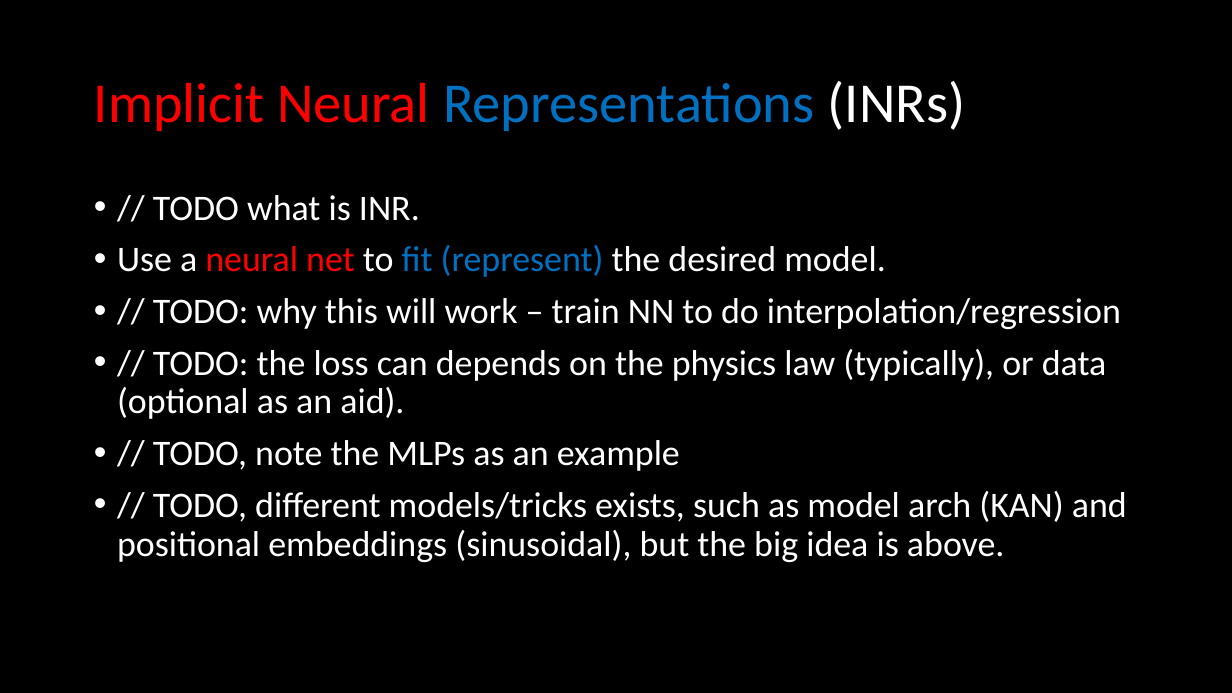
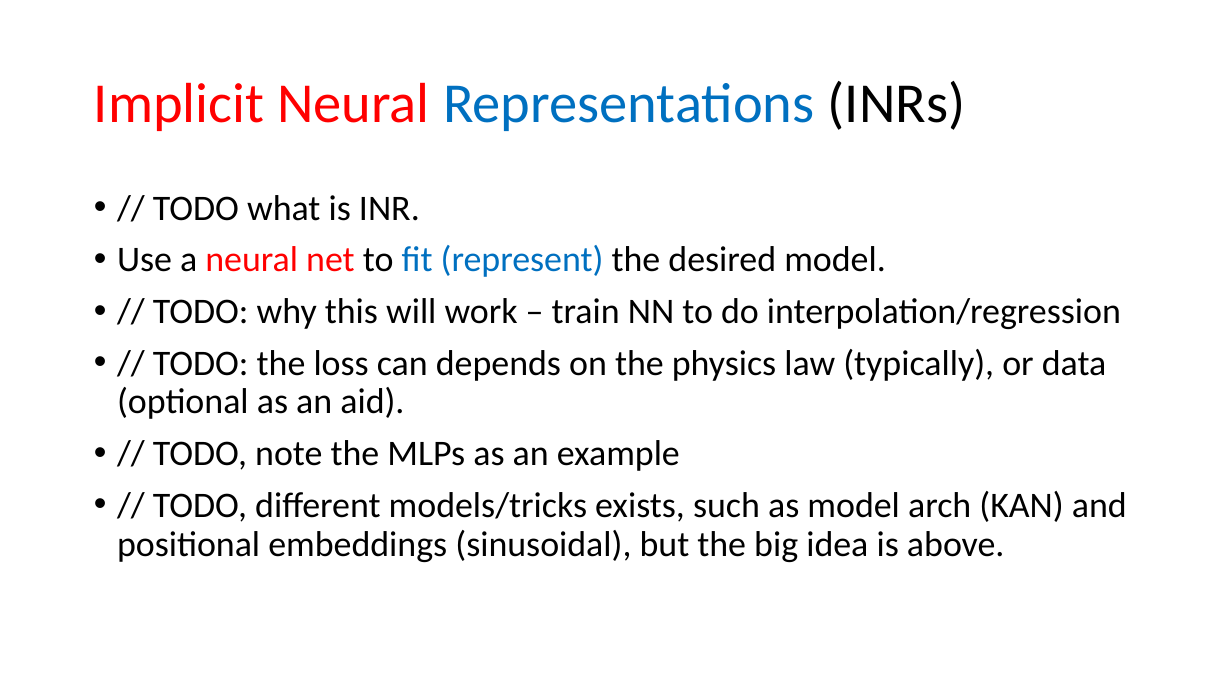
Before and after one commit to Adversarr/ai-for-sim-ustc-cg26, a slide deck: slide 7 of ai4s-cg-26.pptx (slide 6 before the commit). Drawn at 1232x693 pixels with LibreOffice and Linux fonts; fonts in the diff are those of the drawing. Boxes give left, top, right and bottom in pixels: in the first picture for what was removed or moved away, otherwise in the second. Text is boxed around its words. In the diff, an @@ line names an element or a change of style, - is before the commit and + after.

```diff
--- a/ai4s-cg-26.pptx
+++ b/ai4s-cg-26.pptx
@@ background #000000 to #FFFFFF @@
@@ title "Implicit Neural Representations (INRs)" at [94, 81, 966, 131]: text colour #FFFFFF to #000000 in "(INRs)" @@
@@ text "// TODO what is INR." at [117, 195, 1127, 562]: text colour #FFFFFF to #000000 @@
```
Also in this commit, not shown: 15 other slides changed, 2 slides added, 1 slide removed, 13 other files.
